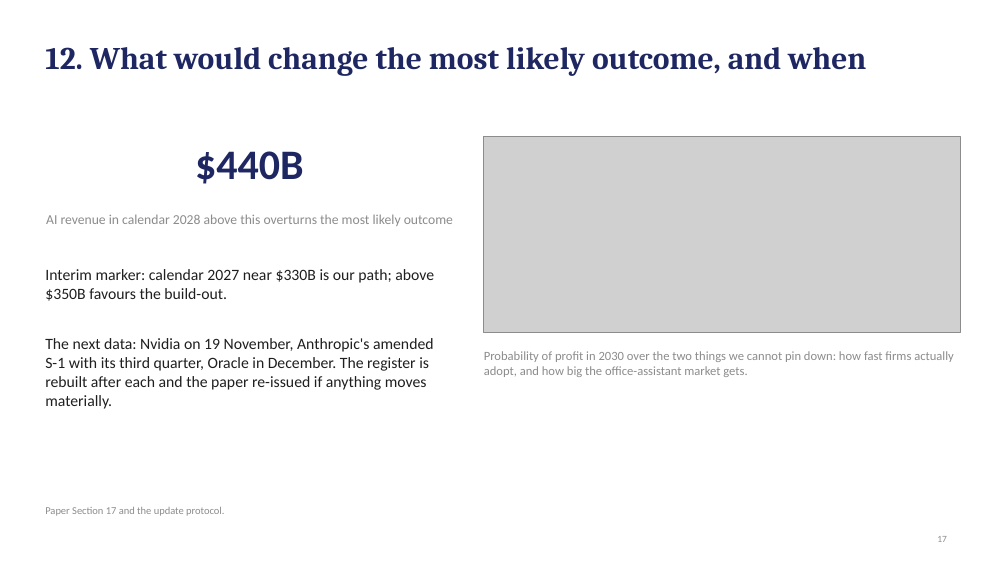
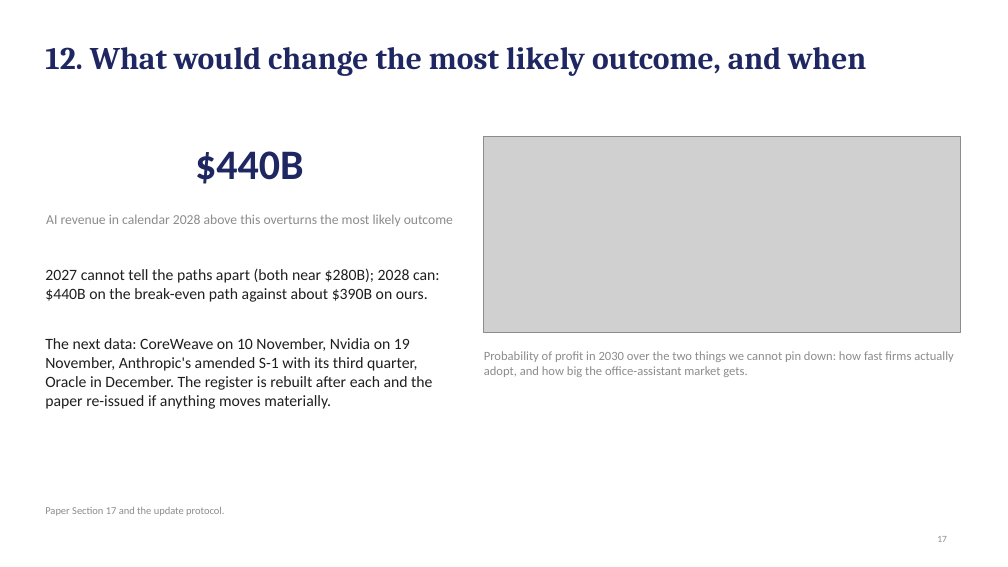
Before and after one commit to desfitz/ai-compute-limits, a slide deck: slide 17 of paper/easy_deck_v29.pptx. Drawn at 1008x567 pixels with LibreOffice and Linux fonts; fonts in the diff are those of the drawing; grey boxes stand for pictures. Boxes give left, top, right and bottom in pixels: in the first picture for what was removed or moved away, otherwise in the second. Text is boxed around its words. In the diff, an @@ line names an element or a change of style, - is before the commit and + after.

```diff
--- a/paper/easy_deck_v29.pptx
+++ b/paper/easy_deck_v29.pptx
@@ text at (45, 268, 440, 409): text changed @@
-Interim marker: calendar 2027 near $330B is our path; above $350B favours the build-out.
-The next data: Nvidia on 19 November, Anthropic's amended S-1 with its third quarter, Oracle in December. The register is rebuilt after each and the paper re-issued if anything moves materially.
+2027 cannot tell the paths apart (both near $280B); 2028 can: $440B on the break-even path against about $390B on ours.
+The next data: CoreWeave on 10 November, Nvidia on 19 November, Anthropic's amended S-1 with its third quarter, Oracle in December. The register is rebuilt after each and the paper re-issued if anything moves materially.
```
Also in this commit, not shown: 2 other slides changed, 8 other files.
